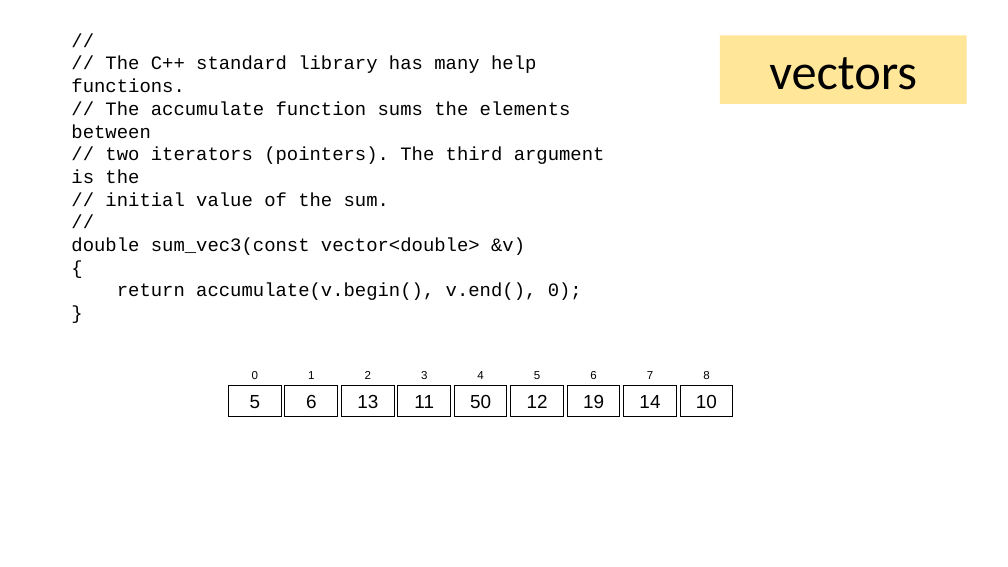
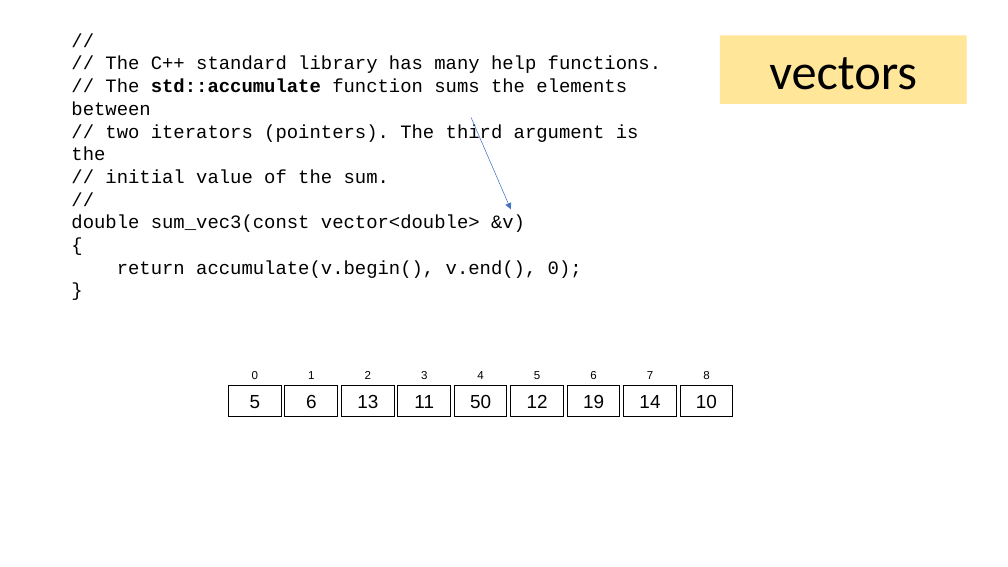
Before and after one commit to tjd1234/cmpt225fall2023, a slide deck: slide 19 of lecture_notes/week1/week1_intro.pptx (slide 18 before the commit). Drawn at 1008x567 pixels with LibreOffice and Linux fonts; fonts in the diff are those of the drawing. Boxes give left, top, right and bottom in pixels: in the first picture for what was removed or moved away, otherwise in the second. Text is boxed around its words. In the diff, an @@ line names an element or a change of style, - is before the commit and + after.

```diff
--- a/lecture_notes/week1/week1_intro.pptx
+++ b/lecture_notes/week1/week1_intro.pptx
@@ text at [71, 56, 661, 161]: text changed @@
-// The C++ standard library has many help functions.
-// The accumulate function sums the elements between
-// two iterators (pointers). The third argument is the
+// The C++ standard library has many help functions.
+// The std::accumulate function sums the elements between
+// two iterators (pointers). The third argument is the
@@ arrow added from (471, 117) to (511, 209), #4472C4 0.5 pt @@
```
Also in this commit, not shown: 8 other slides changed, 2 slides added, 1 slide removed, 1 other file.
